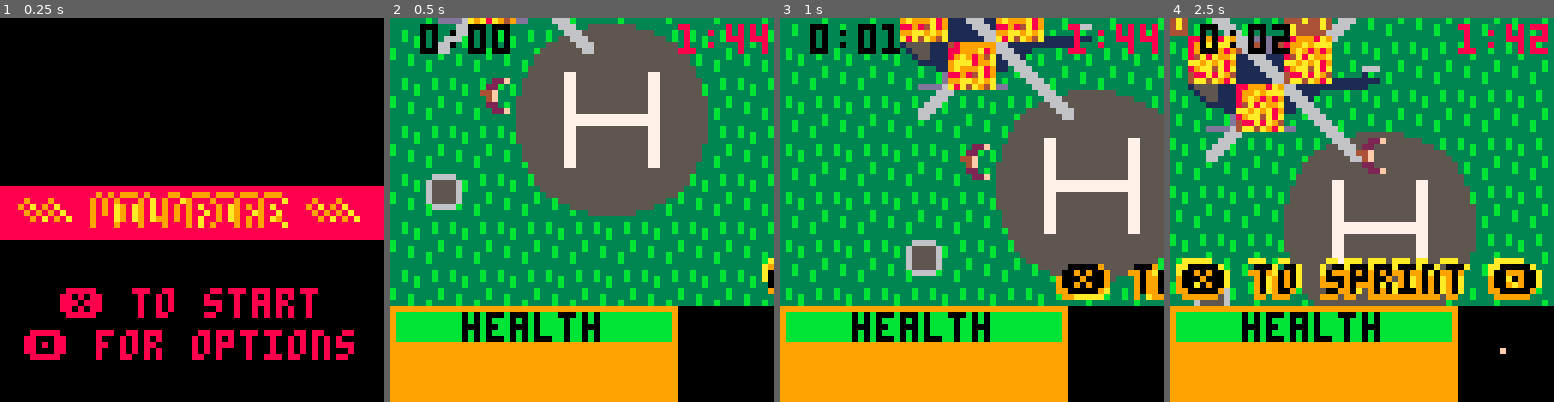
Above: before the commit, frames 1-4 (left to right).
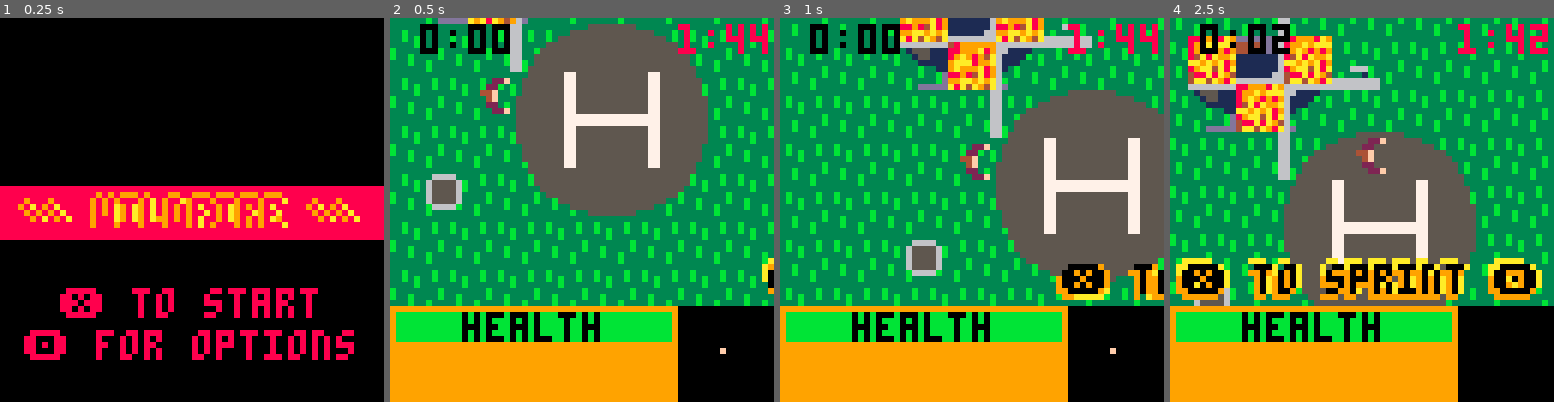
Above: after the commit, the same moments.

Repository: notCalle/pico-8-carts
Game: PICO-8 cartridge wildfire.p8
Two runs of this game, one before a commit and one after it. Both use one fixed random seed, a clock stepped at 60 frames per second and the inputs below.
Inputs:
- Up to frame 1 (0.25 s): no input
- Up to frame 2 (0.5 s): tap X (X key) at 0.33 s
- Up to frame 3 (1 s): tap O (Z key) at 0.7 s
- Up to frame 4 (2.5 s): tap X (X key) at 1.07, 1.85 s; hold Right 1.6-2.1 s; tap O (Z key) at 1.7, 2.1 s; hold Up 2.15-2.42 s; hold Right from 2.47 s (still down)

Frame 1 is identical in both runs. In frame 2, 1.1% of the frame differs, in the area x 12-88%, y 0-88%; in frame 3, 3.1%; in frame 4, 4.4%, in the area x 0-88%, y 0-88%.

Commit message:
Improve tick handling

Diff:
--- a/wildfire.p8
+++ b/wildfire.p8
@@ -303,7 +303,7 @@
 	end,
 
 	update=function(my)
-		if my.tick<game.tick then
+		if my.tick<game.tick() then
 			my.str=nil
 			if(my.next_state) game.next(my.next_state)
 			return
@@ -328,7 +328,7 @@
 		if(my.str == str) return
 		my.x=-64
 		my.str=str
-		my.tick=game.tick+64+4*#str
+		my.tick=game.tick()+64+4*#str
 		my.next_state=next_state
 	end,
 }
@@ -583,7 +583,7 @@
 
 	update=function()
 		for x=0,63 do
-			fire.update_at(x,game.tick%64)
+			fire.update_at(x,game.tick(64))
 		end
 	end
 }
@@ -601,13 +601,13 @@
 
 			fire.set(thun_x,thun_y,true)
 
-			thunder.tick=game.tick+flr(4+rnd(4))
+			thunder.tick=game.tick()+flr(4+rnd(4))
 			sfx(0)
 		end
 	end,
 
 	strike=function()
-		return thunder.tick>game.tick
+		return thunder.tick>game.tick()
 	end,
 }
 
@@ -618,7 +618,7 @@
 	end,
 
 	animate=function(my)
-		local base=66+4*flr(game.tick%4/2)
+		local base=66+4*flr(game.tick(4)/2)
 		for dx=0,3 do
 			for dy=0,3 do
 				iset(my.x+dx,my.y+dy,base+dx+dy*16)
@@ -656,7 +656,7 @@
 				helicopter.animate(helicopter)
 			end
 		else
-			if game.tick>my.tick then
+			if game.tick()>my.tick then
 				if on_fire then
 					mus.play(1)
 					banner.new("fire hazard - rescue turned away")
@@ -678,7 +678,7 @@
 	end,
 
 	draw=function(my)
-		local secs=flr(max(my.tick-game.tick,0)/30)
+		local secs=flr(max(my.tick-game.tick(),0)/30)
 		timer.draw(secs,64,8)
 	end,
 }
@@ -697,7 +697,7 @@
 		camera(-48,-48)
 		rectfill(0,0,16,16,0)
 		spr(110,0,0,2,2)
-		if game.tick%2 == 1 then
+		if game.tick(2) == 1 then
 			pset(player.x/32,player.y/32,15)
 		end
 	end,
@@ -756,7 +756,7 @@
 			end
 		end
 		draw(minimap)
-		timer.draw(game.seconds,21,0)
+		timer.draw(world_state.time,21,0)
 	end
 }
 
@@ -943,15 +943,11 @@
 
 game={
 	state={},
-	tick=0,
-	seconds=0,
 
 	draw=noop,
 	update=noop,
 
 	init=function(state)
-		game.tick=0
-		game.seconds=0
 		game.next(state)
 	end,
 
@@ -959,12 +955,27 @@
 		local update=state.update or noop
 		local draw=state.draw or noop
 		game.state,game.update,game.draw=state,update,draw
+		state.tick=0
+		state.time=0
 		if(state.init) state.init(state)
 	end,
 
+	tick=function(mod)
+		if mod then
+			return game.state.tick%mod
+		else
+			return game.state.tick
+		end
+	end,
+
 	nth_tick=function(mod)
-		return game.tick%mod==0
-	end
+		return game.tick(mod)==0
+	end,
+
+	update_tick=function(state)
+		state.tick+=1
+		if(state.tick%30==0) state.time+=1
+	end,
 }
 
 --
@@ -978,8 +989,7 @@
 function _update()
 	update(button)
 	game.update(game.state)
-	game.tick+=1
-	if(game.nth_tick(30)) game.seconds+=1
+	game.update_tick(game.state)
 end
 
 function _draw()
